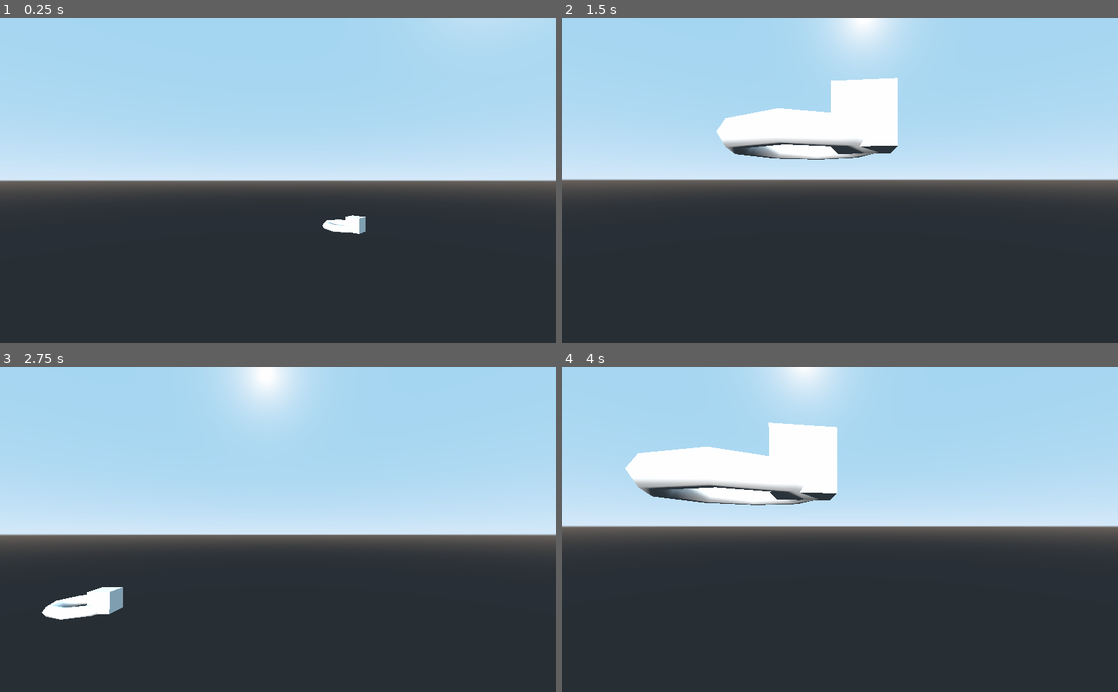
Above: before the commit, frames 1-4 (two rows, left to right).
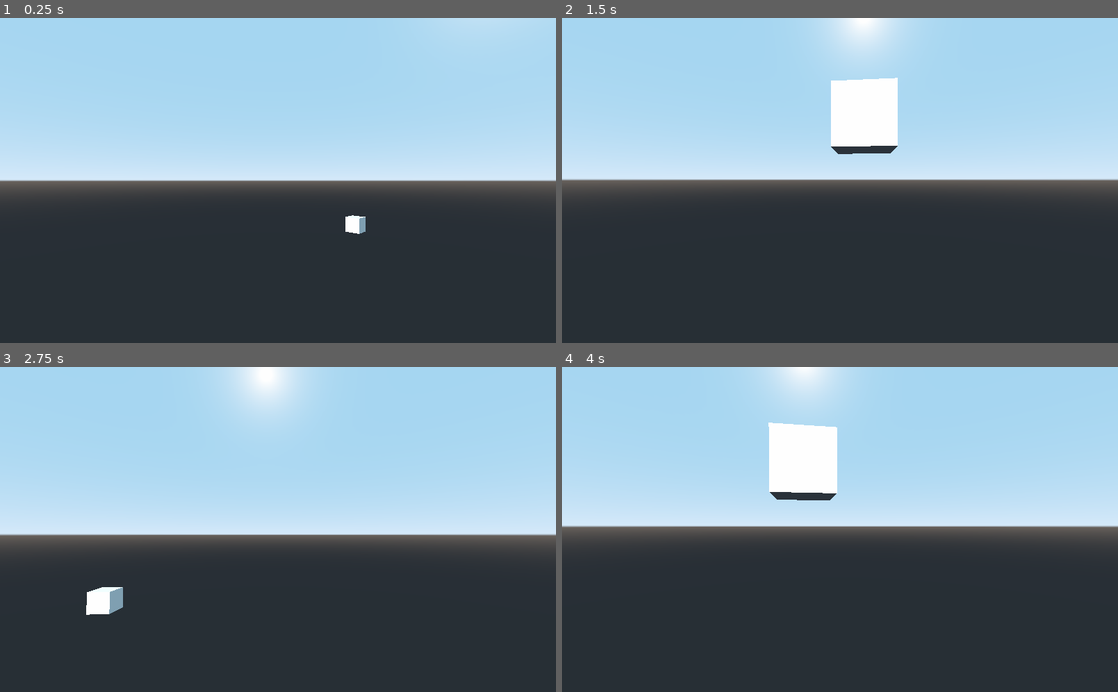
Above: after the commit, the same moments.

Repository: teratron/treaker
Game: Godot game, scene res://src/Main.tscn
Two runs of this game, one before a commit and one after it. Both use one fixed random seed, a clock stepped at 60 frames per second and the inputs below.
Inputs (mouse positions are in pixels of both pictures, inside the frame that each line leads up to):
- Up to frame 1 (0.25 s): no input
- Up to frame 2 (1.5 s): tap Enter at 0.5 s; move the mouse to (867, 180) at 0.52 s; hold C (ui_camera) 0.53-1.28 s; hold W (move_forward) from 0.53 s (still down); tap Space (move_up) at 1.25 s; move the mouse to (812, 180) at 1.27 s; tap C (ui_camera) at 1.35 s
- Up to frame 3 (2.75 s): keep holding W (move_forward); tap Enter at 2 s; move the mouse to (289, 523) at 2.02 s; hold C (ui_camera) from 2.03 s (still down)
- Up to frame 4 (4 s): keep holding W (move_forward); move the mouse to (834, 536) at 2.77 s; release C (ui_camera) at 2.78 s; tap C (ui_camera) at 2.85 s; tap Space (move_up) at 3.5 s; move the mouse to (878, 532) at 3.52 s; hold C (ui_camera) from 3.53 s (still down)

The runs differ from the first frame. In frame 1, 0.1% of the frame differs, in the area x 58-64%, y 61-67%; in frame 2, 3.0%; in frame 3, 0.4%; in frame 4, 4.1%, in the area x 11-47%, y 24-43%.

Commit message:
ActionMap class

Diff:
--- a/app/src/Global.gd
+++ b/app/src/Global.gd
@@ -1,3 +1,10 @@
 extends Node
 
+
+# Groups
 const GROUP_CAMERAS: String = "cameras"
+
+
+# Path
+#var CameraSwitch = load("res://src/debug/CameraSwitch.gd")
+#var ActionMap    = load("res://src/action/ActionMap.gd")
--- a/app/src/action/ActionMap.gd
+++ b/app/src/action/ActionMap.gd
@@ -1,36 +1,76 @@
-class_name ActionMap #extends InputMap
-
-
-#var _action: String
-#var _code = []
-#var _input_event_key = [null, null]
-#var _input_event_action = [null, null]
-
-#var _input_event = {
-#	"key":    InputEventKey,
-#	"action": InputEventAction
-#}
-
-
-#func _init():
-#	pass
+class_name ActionMap
 
 
 func addAction(action: String, code=[]) -> void:
-	var input_event_key    = [null, null]
-	var input_event_action = [null, null]
+	var hasAction := InputMap.has_action(action)
+	var lengthCode = len(code)
+	var inputEventKey    = []
+#	var inputEventKey    = []
+#	var inputEventKey    = []
+#	var inputEventKey    = []
 
-	if !InputMap.has_action(action):
+	inputEventKey.resize(lengthCode)
+
+	if !hasAction:
 		InputMap.add_action(action)
 
-	for i in len(code):
-		#InputEventJoypadButton
-		input_event_action[i] = InputEventAction.new()
-		input_event_action[i].action = action
+	for i in lengthCode:
+		InputEventMouse
+		InputEventJoypadButton
+		#InputEventJoypadMotion
 
-		input_event_key[i] = InputEventKey.new()
-		input_event_key[i].scancode = code[i]
+		inputEventKey[i] = InputEventKey.new()
+		inputEventKey[i].scancode = code[i]
 
-		InputMap.action_add_event(action, input_event_key[i])
+		InputMap.action_add_event(action, inputEventKey[i])
 
 	return
+
+
+func addActionList(list: Dictionary) -> void:
+	for key in list:
+		addAction(key as String, list[key] as Array)
+		print(key)
+
+	return
+
+#move_forward={
+#"deadzone": 0.5,
+#"events": [ Object(InputEventKey,"resource_local_to_scene":false,"resource_name":"","device":0,"alt":false,"shift":false,"control":false,"meta":false,"command":false,"pressed":false,"scancode":87,"physical_scancode":0,"unicode":0,"echo":false,"script":null)
+#, Object(InputEventKey,"resource_local_to_scene":false,"resource_name":"","device":0,"alt":false,"shift":false,"control":false,"meta":false,"command":false,"pressed":false,"scancode":90,"physical_scancode":0,"unicode":0,"echo":false,"script":null)
+#, Object(InputEventKey,"resource_local_to_scene":false,"resource_name":"","device":0,"alt":false,"shift":false,"control":false,"meta":false,"command":false,"pressed":false,"scancode":16777232,"physical_scancode":0,"unicode":0,"echo":false,"script":null)
+#, Object(InputEventJoypadButton,"resource_local_to_scene":false,"resource_name":"","device":0,"button_index":12,"pressure":0.0,"pressed":false,"script":null)
+#, Object(InputEventJoypadMotion,"resource_local_to_scene":false,"resource_name":"","device":0,"axis":1,"axis_value":-1.0,"script":null)
+# ]
+#}
+#move_back={
+#"deadzone": 0.5,
+#"events": [ Object(InputEventKey,"resource_local_to_scene":false,"resource_name":"","device":0,"alt":false,"shift":false,"control":false,"meta":false,"command":false,"pressed":false,"scancode":83,"physical_scancode":0,"unicode":0,"echo":false,"script":null)
+#, Object(InputEventKey,"resource_local_to_scene":false,"resource_name":"","device":0,"alt":false,"shift":false,"control":false,"meta":false,"command":false,"pressed":false,"scancode":16777234,"physical_scancode":0,"unicode":0,"echo":false,"script":null)
+#, Object(InputEventJoypadButton,"resource_local_to_scene":false,"resource_name":"","device":0,"button_index":13,"pressure":0.0,"pressed":false,"script":null)
+#, Object(InputEventJoypadMotion,"resource_local_to_scene":false,"resource_name":"","device":0,"axis":1,"axis_value":1.0,"script":null)
+# ]
+#}
+#move_left={
+#"deadzone": 0.51,
+#"events": [ Object(InputEventKey,"resource_local_to_scene":false,"resource_name":"","device":0,"alt":false,"shift":false,"control":false,"meta":false,"command":false,"pressed":false,"scancode":65,"physical_scancode":0,"unicode":0,"echo":false,"script":null)
+#, Object(InputEventKey,"resource_local_to_scene":false,"resource_name":"","device":0,"alt":false,"shift":false,"control":false,"meta":false,"command":false,"pressed":false,"scancode":81,"physical_scancode":0,"unicode":0,"echo":false,"script":null)
+#, Object(InputEventKey,"resource_local_to_scene":false,"resource_name":"","device":0,"alt":false,"shift":false,"control":false,"meta":false,"command":false,"pressed":false,"scancode":16777231,"physical_scancode":0,"unicode":0,"echo":false,"script":null)
+#, Object(InputEventJoypadButton,"resource_local_to_scene":false,"resource_name":"","device":0,"button_index":14,"pressure":0.0,"pressed":false,"script":null)
+#, Object(InputEventJoypadMotion,"resource_local_to_scene":false,"resource_name":"","device":0,"axis":0,"axis_value":-1.0,"script":null)
+# ]
+#}
+#move_right={
+#"deadzone": 0.5,
+#"events": [ Object(InputEventKey,"resource_local_to_scene":false,"resource_name":"","device":0,"alt":false,"shift":false,"control":false,"meta":false,"command":false,"pressed":false,"scancode":68,"physical_scancode":0,"unicode":0,"echo":false,"script":null)
+#, Object(InputEventKey,"resource_local_to_scene":false,"resource_name":"","device":0,"alt":false,"shift":false,"control":false,"meta":false,"command":false,"pressed":false,"scancode":16777233,"physical_scancode":0,"unicode":0,"echo":false,"script":null)
+#, Object(InputEventJoypadButton,"resource_local_to_scene":false,"resource_name":"","device":0,"button_index":15,"pressure":0.0,"pressed":false,"script":null)
+#, Object(InputEventJoypadMotion,"resource_local_to_scene":false,"resource_name":"","device":0,"axis":0,"axis_value":1.0,"script":null)
+# ]
+#}
+#toggle_mouse_capture={
+#"deadzone": 0.5,
+#"events": [ Object(InputEventKey,"resource_local_to_scene":false,"resource_name":"","device":0,"alt":false,"shift":false,"control":false,"meta":false,"command":false,"pressed":false,"scancode":16777253,"physical_scancode":0,"unicode":0,"echo":false,"script":null)
+#, Object(InputEventKey,"resource_local_to_scene":false,"resource_name":"","device":0,"alt":false,"shift":false,"control":false,"meta":false,"command":false,"pressed":false,"scancode":16777217,"physical_scancode":0,"unicode":0,"echo":false,"script":null)
+# ]
+#}
--- a/app/src/debug/CameraSwitch.gd
+++ b/app/src/debug/CameraSwitch.gd
@@ -1,21 +1,21 @@
 class_name CameraSwitch extends Node
 
 
-var ind:      int = -1
-var last_ind: int
-var length:   int
-var list:     Array
+var index:     int = -1
+var lastIndex: int
+var length:    int
+var list:      Array
 
 
 func _ready():
-	list     = get_tree().get_nodes_in_group(Global.GROUP_CAMERAS)
-	length   = len(list)
-	last_ind = length - 1
+	list      = get_tree().get_nodes_in_group(Global.GROUP_CAMERAS)
+	length    = len(list)
+	lastIndex = length - 1
 	var i = 0
 	for node in list:
 		if node is Camera && node.current:
-			if ind == -1:
-				ind = i
+			if index == -1:
+				index = i
 			else:
 				node.current = false
 		i += 1
@@ -24,11 +24,11 @@
 func _input(event):
 	if event is InputEventKey && event.pressed:
 		if event.is_action_pressed("ui_camera"):
-			list[ind].current = false
-			if ind >= last_ind:
-				ind = 0
+			list[index].current = false
+			if index >= lastIndex:
+				index = 0
 			else:
-				ind += 1
-			list[ind].current = true
+				index += 1
+			list[index].current = true
 
-			print(list[ind])
+			print(list[index])
--- a/app/src/debug/Debug.gd
+++ b/app/src/debug/Debug.gd
@@ -1,18 +1,21 @@
 extends Spatial
 
 
-var actionMap    = load("res://src/action/ActionMap.gd").new()
-var cameraSwitch = load("res://src/debug/CameraSwitch.gd").new()
+var cameraSwitch = CameraSwitch.new()
+var actionMap    = ActionMap.new()
+var actionList   = {
+	"move_forward":  [KEY_W, KEY_UP,    KEY_KP_8],
+	"move_backword": [KEY_S, KEY_DOWN,  KEY_KP_2],
+	"move_left":     [KEY_A, KEY_LEFT,  KEY_KP_4],
+	"move_right":    [KEY_D, KEY_RIGHT, KEY_KP_6],
+	"move_up":       [KEY_SPACE],
+	"move_down":     [KEY_SHIFT],
+	"ui_camera":     [KEY_C]
+}
 
 
 func _init():
-	actionMap.addAction("move_forward",  [KEY_W, KEY_UP])
-	actionMap.addAction("move_backword", [KEY_S, KEY_DOWN])
-	actionMap.addAction("move_left",     [KEY_A, KEY_LEFT])
-	actionMap.addAction("move_right",    [KEY_D, KEY_RIGHT])
-	actionMap.addAction("move_up",       [KEY_SPACE])
-	actionMap.addAction("move_down",     [KEY_SHIFT])
-	actionMap.addAction("ui_camera",     [KEY_C])
+	actionMap.addActionList(actionList)
 	pass
 
 
@@ -20,23 +23,3 @@
 	print(get_viewport().get_children()[1].get_children())
 	print(get_viewport().get_tree().to_string())
 	add_child(cameraSwitch)
-
-
-#func _process(_delta):
-#	if Input.is_action_just_pressed("ui_camera"):
-#		if cam_world.current:
-#			cam_world.current = false
-#			cam_player.current = true
-#		else:
-#			cam_world.current = true
-#			cam_player.current = false
-
-
-#func _input(event):
-#	if event is InputEventKey && event.pressed:
-#		if event.is_action_pressed("ui_camera"):
-#			camera.active.current = false
-#			camera.id = id + 1
-#			camera.list[camera.id].current = true
-#
-#			print("T was pressed")
--- a/app/src/debug/Debug.tscn
+++ b/app/src/debug/Debug.tscn
@@ -15,5 +15,3 @@
 
 [node name="StaticCamera" type="Camera" parent="." groups=["cameras"]]
 transform = Transform( 0.866025, 0, -0.5, 0, 1, 0, 0.5, 0, 0.866025, -9, 0, 8 )
-
-[node name="DirectionalLight" type="DirectionalLight" parent="."]
--- /dev/null
+++ b/app/src/player/Ball.tscn
@@ -0,0 +1,17 @@
+[gd_scene load_steps=3 format=2]
+
+[sub_resource type="SphereShape" id=1]
+
+[sub_resource type="SphereMesh" id=2]
+
+[node name="Ball" type="RigidBody"]
+__meta__ = {
+"_edit_group_": true
+}
+
+[node name="CollisionShape" type="CollisionShape" parent="."]
+shape = SubResource( 1 )
+
+[node name="MeshInstance" type="MeshInstance" parent="."]
+mesh = SubResource( 2 )
+material/0 = null
--- /dev/null
+++ b/app/src/player/Paddle.tscn
@@ -0,0 +1,19 @@
+[gd_scene load_steps=3 format=2]
+
+[sub_resource type="BoxShape" id=1]
+extents = Vector3( 2, 0.25, 0.5 )
+
+[sub_resource type="CubeMesh" id=2]
+size = Vector3( 4, 0.5, 1 )
+
+[node name="Paddle" type="RigidBody"]
+__meta__ = {
+"_edit_group_": true
+}
+
+[node name="CollisionShape" type="CollisionShape" parent="."]
+shape = SubResource( 1 )
+
+[node name="MeshInstance" type="MeshInstance" parent="."]
+mesh = SubResource( 2 )
+material/0 = null
--- a/app/src/player/Player.gd
+++ b/app/src/player/Player.gd
@@ -4,17 +4,19 @@
 const MOUSE_SENSITIVITY = 0.002
 const MOVE_SPEED = 0.6
 
-var action   = load("res://src/action/ActionMap.gd").new()
-var rotate   = Vector3()
-var velocity = Vector3()
+var rotate     = Vector3()
+var velocity   = Vector3()
+var actionMap  = ActionMap.new()
+var actionList = {
+	"move_left":   [KEY_A, KEY_LEFT],
+	"move_right":  [KEY_D, KEY_RIGHT],
+	"use_shot":    [KEY_SPACE],
+	"use_ability": [KEY_SHIFT]
+}
 
 
 func _init():
-	action.addAction("move_left",   [KEY_A, KEY_LEFT])
-	action.addAction("move_right",  [KEY_D, KEY_RIGHT])
-	action.addAction("use_shot",    [KEY_SPACE])
-	action.addAction("use_ability", [KEY_SHIFT])
-	pass
+	actionMap.addActionList(actionList)
 
 
 func _ready():
--- a/app/src/world/World.gd
+++ b/app/src/world/World.gd
@@ -1,12 +1,12 @@
 extends Spatial
 
 
-func _init():
-	pass
+#func _init():
+#	pass
 
 
-func _ready():
-	pass
+#func _ready():
+#	pass
 
 
 #func _process(delta):
--- a/app/src/world/World.tscn
+++ b/app/src/world/World.tscn
@@ -19,8 +19,5 @@
 mesh = SubResource( 1 )
 material/0 = null
 
-[node name="CSGTorus" type="CSGTorus" parent="MeshInstance"]
-transform = Transform( 1, 0, 0, 0, 1, 0, 0, 0, 1, -2.21903, -0.577476, -0.590072 )
-
 [node name="DirectionalLight" type="DirectionalLight" parent="."]
 transform = Transform( 1, 0, 0, 0, 0.866025, 0.5, 0, -0.5, 0.866025, 0, 9, 6 )
Not shown, added: assets/input_map.png
